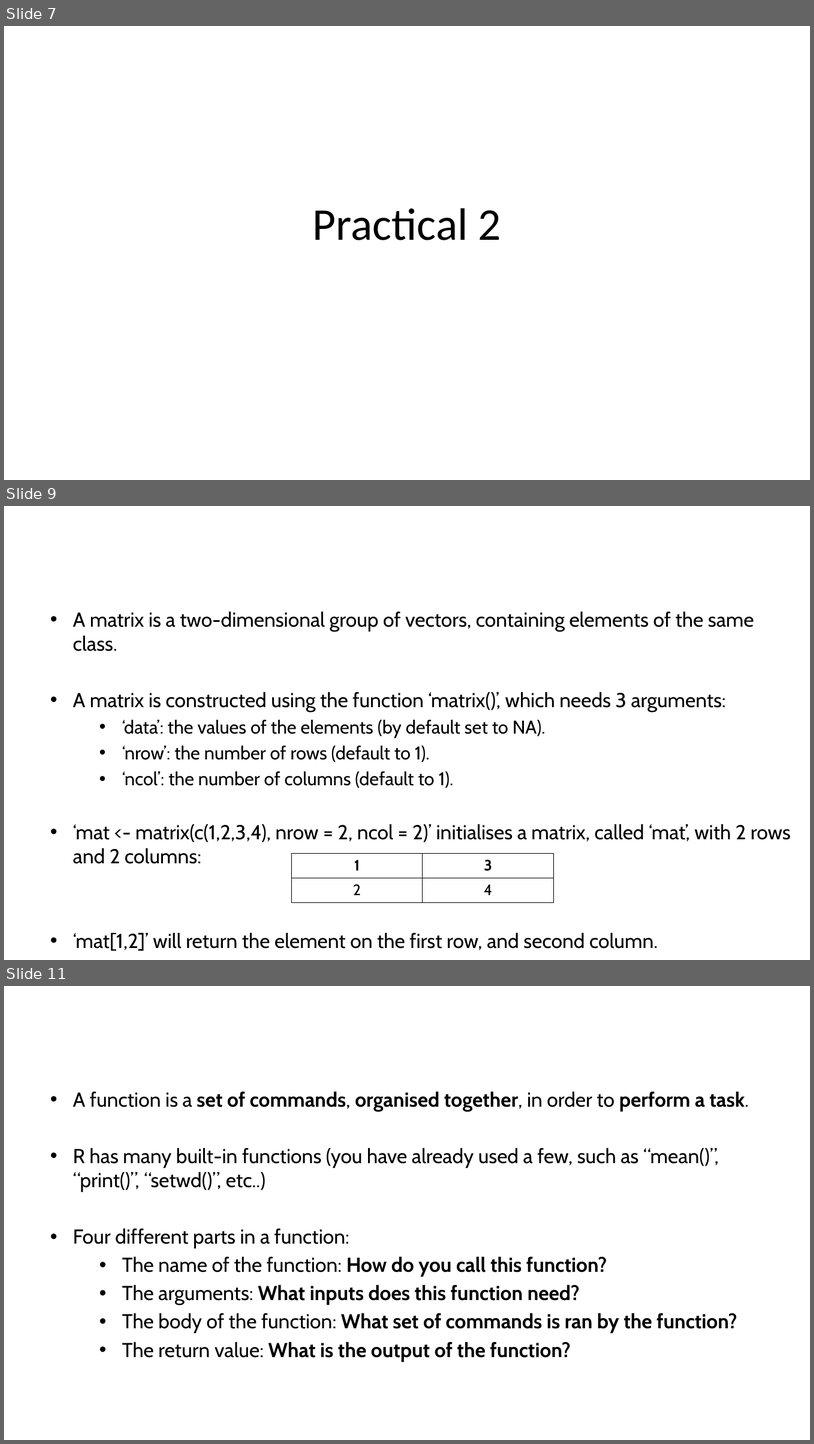
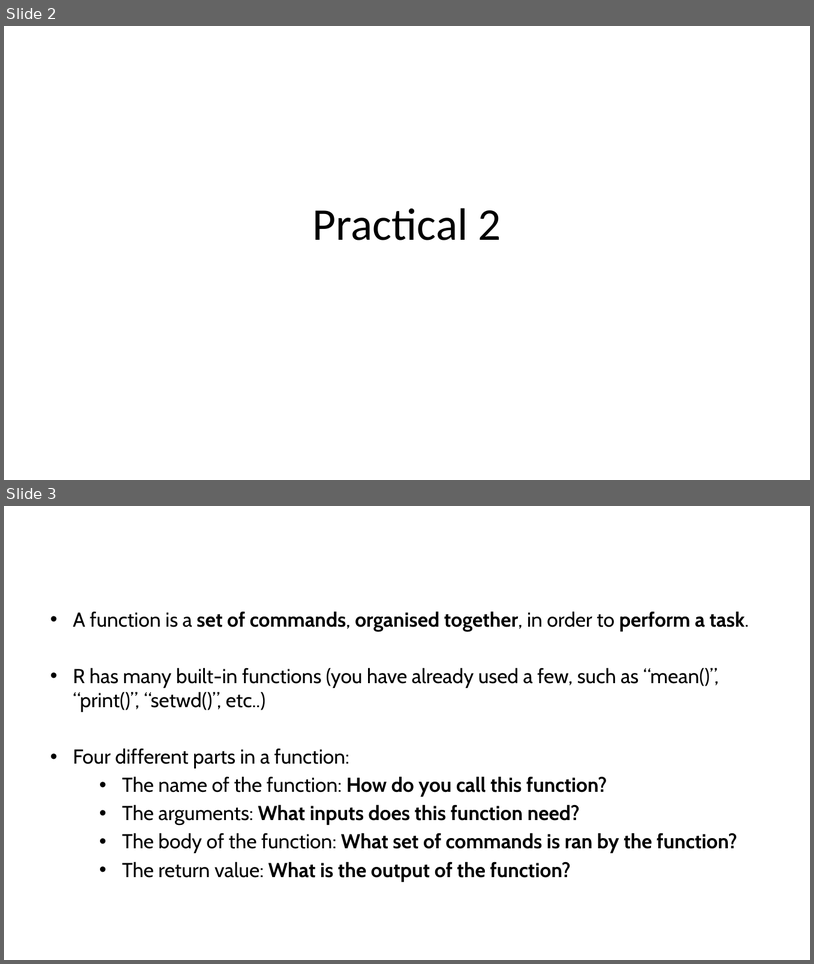
Before and after one commit to alxsrobert/intro_to_R_2022, a slide deck: session_2/SLIDES_introduction_to_R_2.pptx. Shown one above the other, each under a label of ours: slides 7, 9 and 11 before the commit, slides 2 and 3 after it; the slides between them are not shown. The pictures are 814x1444 and 814x964 pixels, drawn with LibreOffice and Linux fonts; fonts in the diff are those of the drawing; background and template pictures are left out. Boxes give left, top, right and bottom in pixels: in the first picture for what was removed or moved away, otherwise in the second. Text is boxed around its words. In the diff, an @@ line names an element or a change of style, - is before the commit and + after.

```diff
--- a/session_2/SLIDES_introduction_to_R_2.pptx
+++ b/session_2/SLIDES_introduction_to_R_2.pptx
@@ slide 9 removed at (x1=4, y1=506, x2=810, y2=960), background picture (left out) @@
@@ title removed at (x1=45, y1=525, x2=672, y2=566) @@
-Matrices
@@ text removed at (x1=73, y1=611, x2=791, y2=951) @@
-• A matrix is a two-dimensional group of vectors, containing elements of the same class.
-• A matrix is constructed using the function ‘matrix()’, which needs 3 arguments:
-  • ‘data’: the values of the elements (by default set to NA).
-  • ‘nrow’: the number of rows (default to 1).
-  • ‘ncol’: the number of columns (default to 1).
-• ‘mat <- matrix(c(1,2,3,4), nrow = 2, ncol = 2)’ initialises a matrix, called ‘mat’, with 2 rows and 2 columns:
-• ‘mat[1,2]’ will return the element on the first row, and second column.
@@ table removed at (x1=291, y1=853, x2=554, y2=902), 2 rows, 2 columns @@
-1 | 3
-2 | 4
@@ what was slide 7 is now slide 2 @@
@@ what was slide 11 is now slide 3 @@
```
Also in this commit, not shown: 1 slide added, 8 other slides removed.
